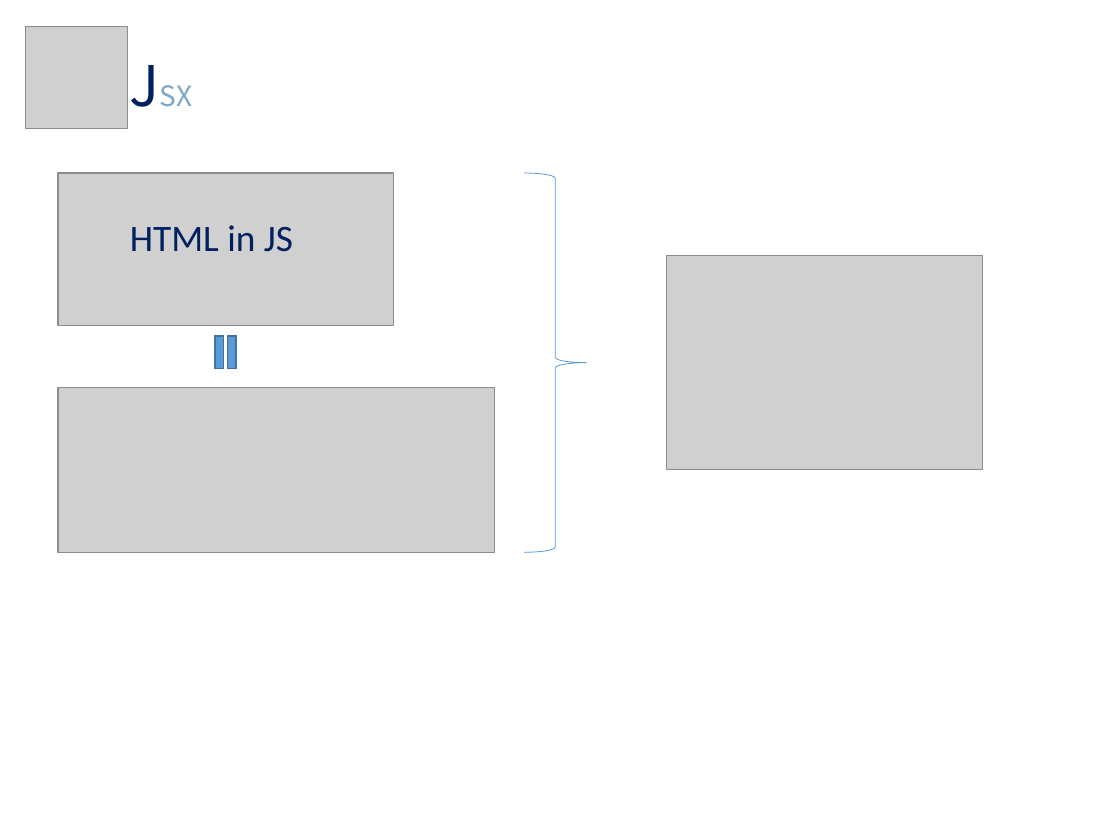
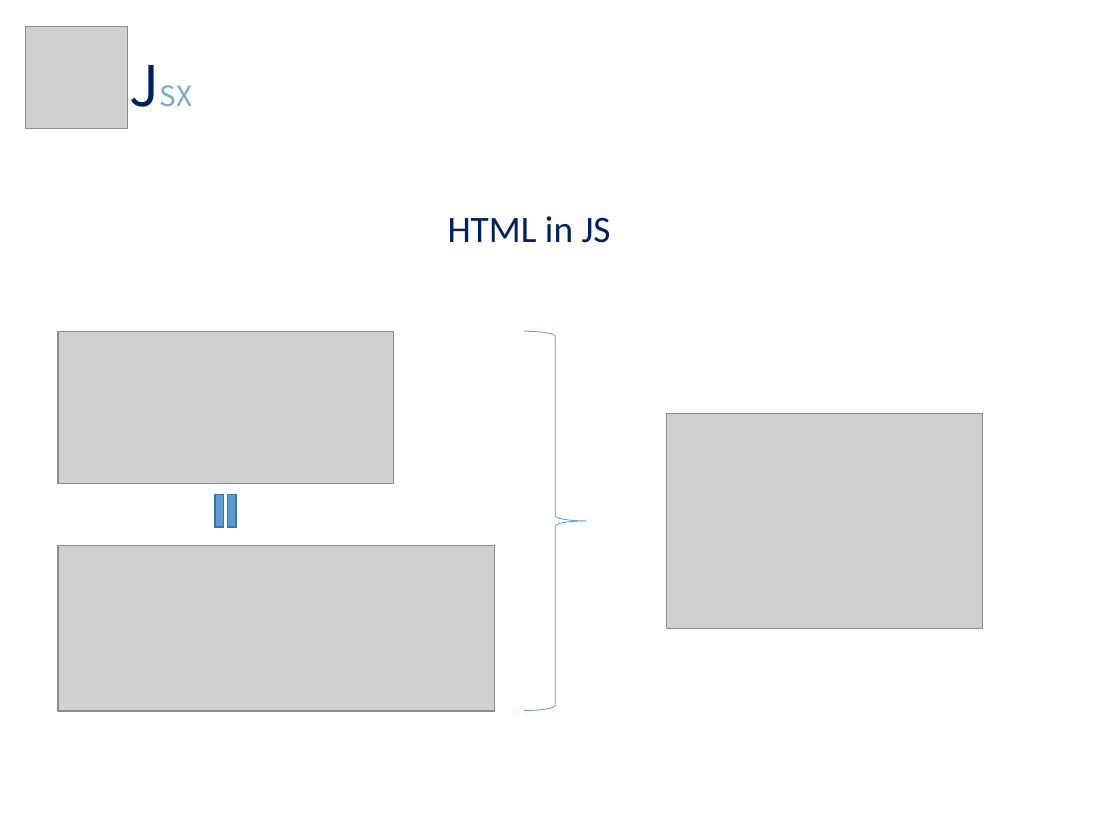
Before and after one commit to m544498510/may-web-app, a slide deck: slide 12 of new_doc/react share.pptx. Drawn at 1120x840 pixels with LibreOffice and Linux fonts; fonts in the diff are those of the drawing; grey boxes stand for pictures. Boxes give left, top, right and bottom in pixels: in the first picture for what was removed or moved away, otherwise in the second. Text is boxed around its words. In the diff, an @@ line names an element or a change of style, - is before the commit and + after.

```diff
--- a/new_doc/react share.pptx
+++ b/new_doc/react share.pptx
@@ text "HTML in JS": place and size @@
-text "HTML in JS" at <box>130,225,293,252</box>
+text "HTML in JS" at <box>448,216,611,243</box>
@@ 2 pictures, 1 right brace, 1 math equal: place and size @@
-2 pictures, 1 right brace, 1 math equal at <box>58,174,983,553</box>
+2 pictures, 1 right brace, 1 math equal at <box>58,332,983,711</box>
@@ picture: place and size @@
-picture at <box>58,388,495,553</box>
+picture at <box>58,545,495,711</box>
```
Also in this commit, not shown: 8 other slides changed, 6 slides added.
